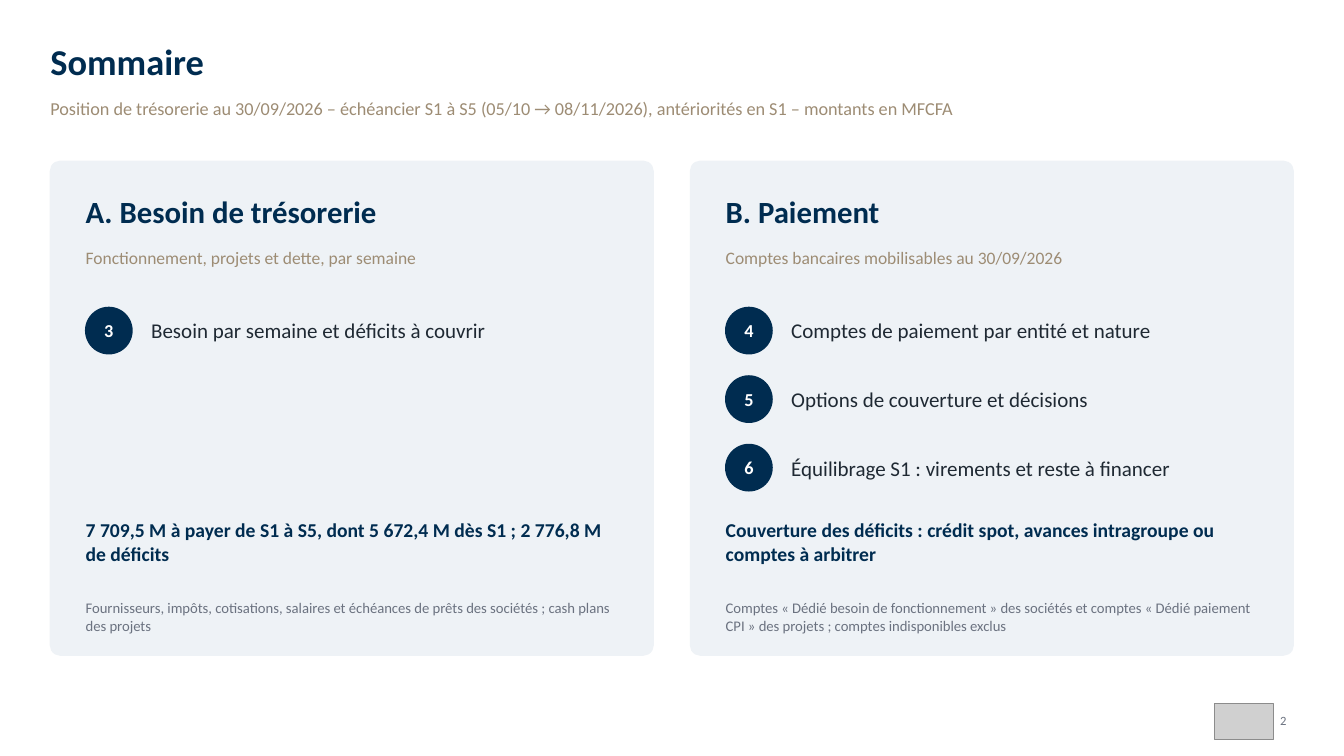
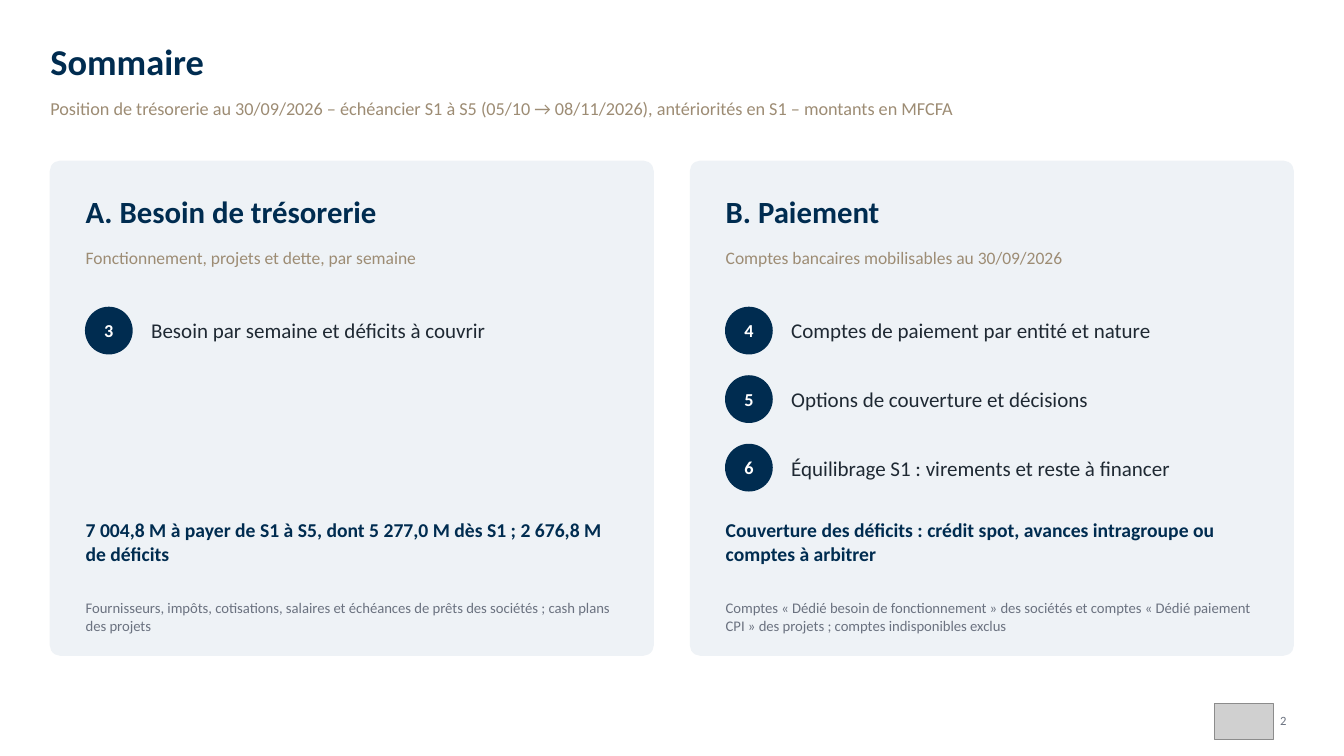
Before and after one commit to angehkouadio/claudeproject, a slide deck: slide 2 of RCI_Besoins_Tresorerie_Comptes_Paiement_30-09-2026.pptx. Drawn at 1344x756 pixels with LibreOffice and Linux fonts; fonts in the diff are those of the drawing; grey boxes stand for pictures. Boxes give left, top, right and bottom in pixels: in the first picture for what was removed or moved away, otherwise in the second. Text is boxed around its words. In the diff, an @@ line names an element or a change of style, - is before the commit and + after.

```diff
--- a/RCI_Besoins_Tresorerie_Comptes_Paiement_30-09-2026.pptx
+++ b/RCI_Besoins_Tresorerie_Comptes_Paiement_30-09-2026.pptx
@@ text at box(86, 523, 601, 561): text changed @@
-7 709,5 M à payer de S1 à S5, dont 5 672,4 M dès S1 ; 2 776,8 M de déficits
+7 004,8 M à payer de S1 à S5, dont 5 277,0 M dès S1 ; 2 676,8 M de déficits
```
Also in this commit, not shown: 4 other slides changed, 2 other files.
